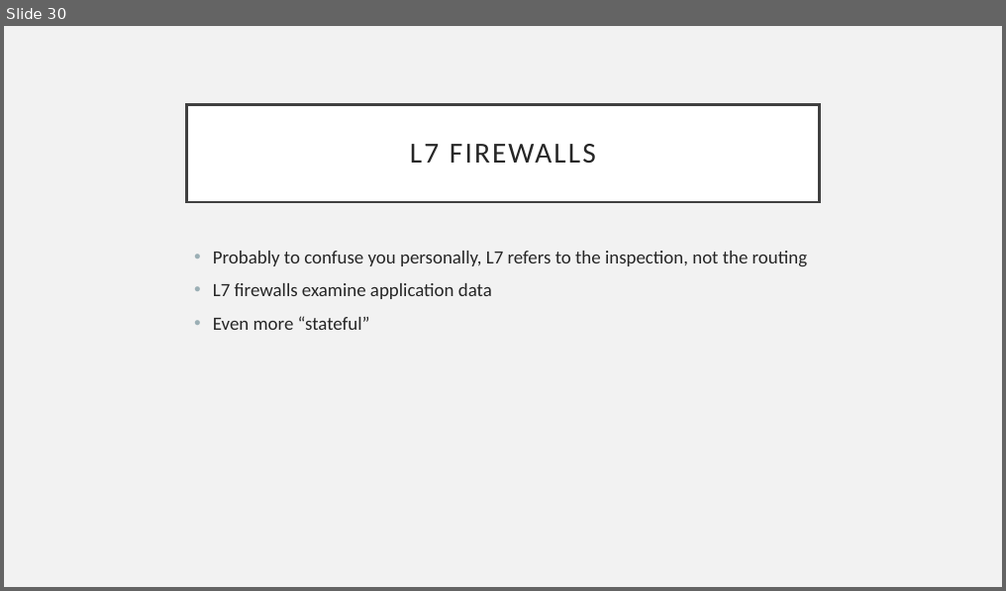
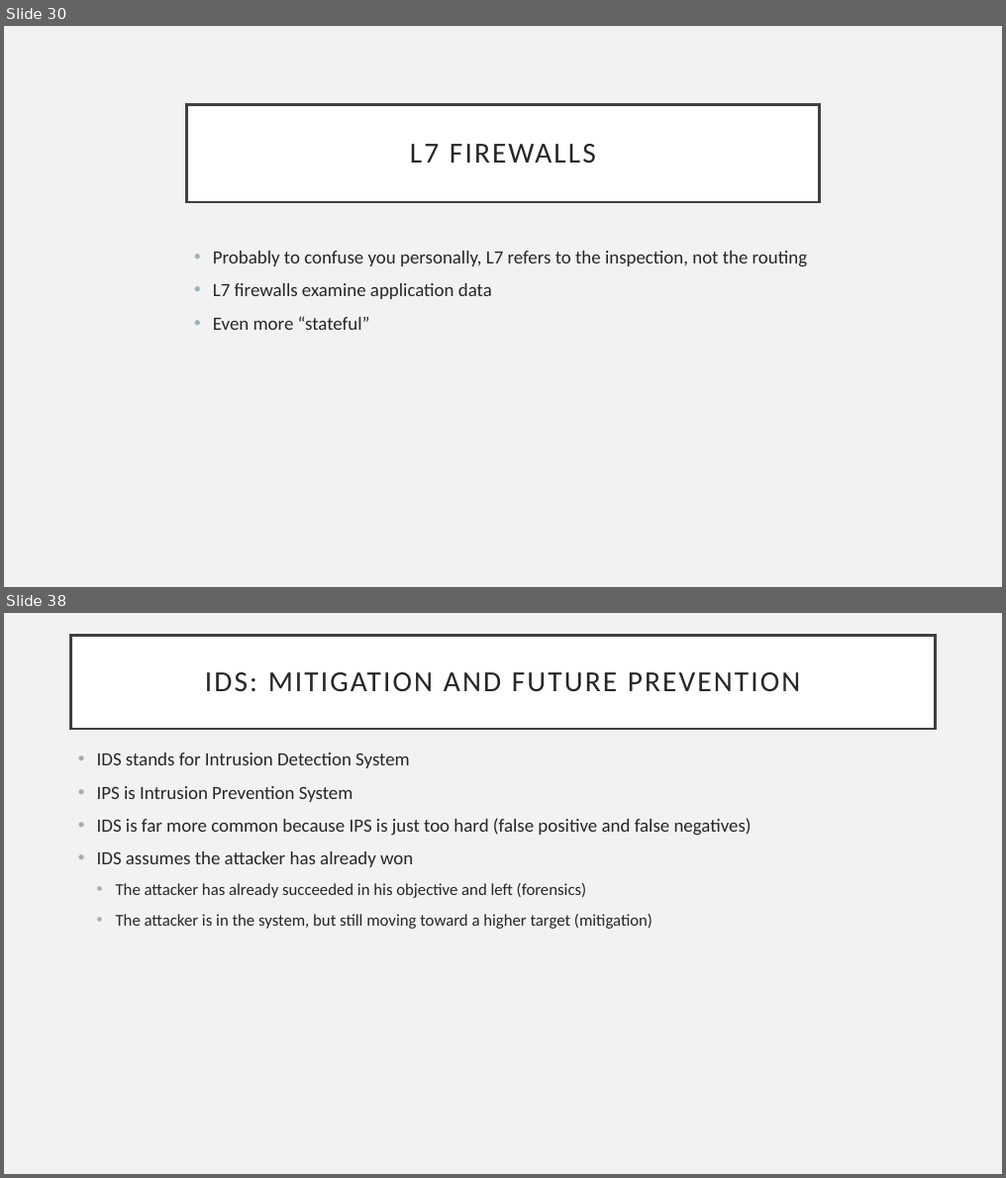
Before and after one commit to CrimsonVista/NetworkSecuritySpring2019, a slide deck: slides/08 Border Security.pptx. Shown one above the other, each under a label of ours: slide 30 before the commit, slides 30 and 38 after it; the slides between them are not shown. The pictures are 1006x591 and 1006x1178 pixels, drawn with LibreOffice and Linux fonts; fonts in the diff are those of the drawing. Boxes give left, top, right and bottom in pixels: in the first picture for what was removed or moved away, otherwise in the second. Text is boxed around its words. In the diff, an @@ line names an element or a change of style, - is before the commit and + after.

```diff
--- a/slides/08 Border Security.pptx
+++ b/slides/08 Border Security.pptx
@@ slide 38 added at box(4, 613, 1002, 1174), background #F2F2F2 @@
@@ title added at box(70, 636, 936, 729), fill #FFFFFF, outline #404040 2.5 pt, 28 pt, text #262626 @@
+IDS: MITIGATION AND FUTURE PREVENTION
@@ text added at box(97, 753, 751, 929), 18 pt, text #262626 @@
+• IDS stands for Intrusion Detection System
+• IPS is Intrusion Prevention System
+• IDS is far more common because IPS is just too hard (false positive and false negatives)
+• IDS assumes the attacker has already won
+  • The attacker has already succeeded in his objective and left (forensics)
+  • The attacker is in the system, but still moving toward a higher target (mitigation)
```
Also in this commit, not shown: 15 other slides added, 1 other file.
